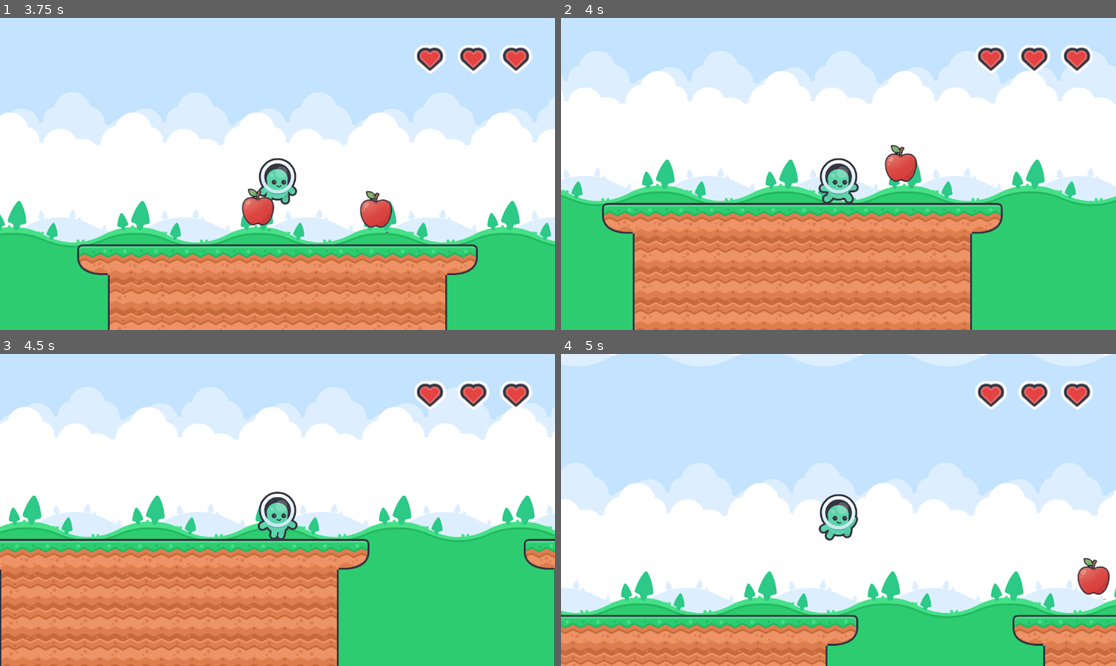
Above: before the commit, frames 1-4 (two rows, left to right).
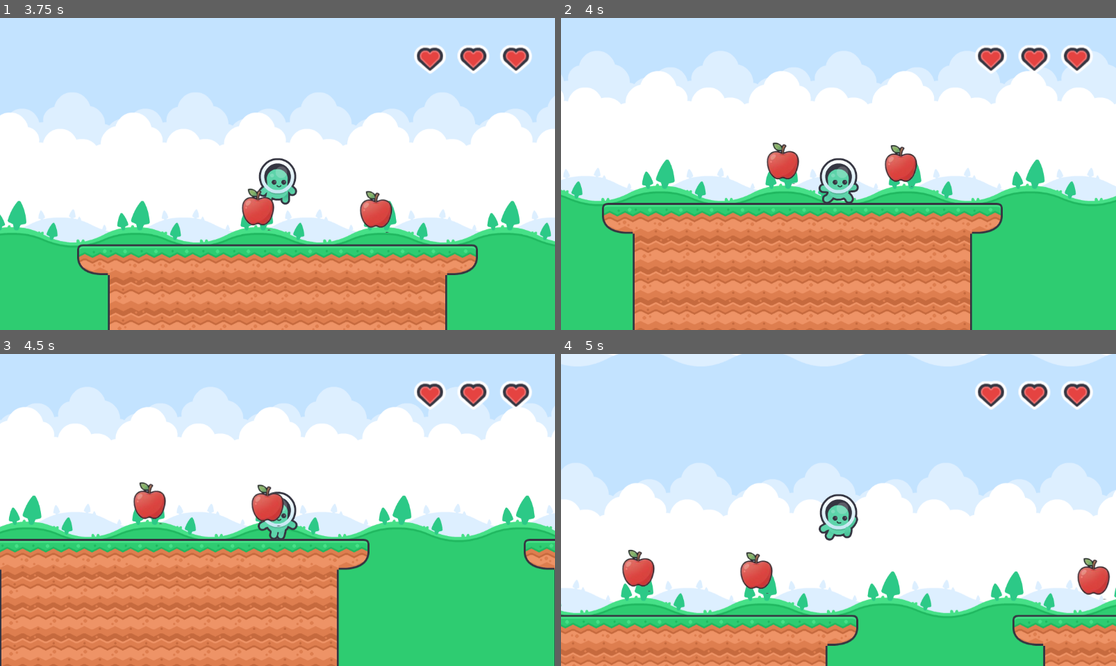
Above: after the commit, the same moments.

Repository: littleinventor7/Fruit-Collector
Game: Godot game, scene res://main_menu.tscn
The game is run twice, just before and just after one commit, with the same random seed, the same clock (stepped at 60 frames per second) and the same inputs.
Inputs:
- Up to frame 1 (3.75 s): click "Play" at 0.5 s; hold Right (right) 1.28-2.78 s; tap Up (jump) at 1.52, 2.27 s; hold Left (left) 2.78-3.53 s; hold Right (right) from 3.53 s (still down)
- Up to frame 2 (4 s): keep holding Right (right); tap Up (jump) at 3.77 s
- Up to frame 3 (4.5 s): keep holding Right (right)
- Up to frame 4 (5 s): keep holding Right (right); tap Up (jump) at 4.52 s

Frame 1 is identical in both runs. In frame 2, 0.5% of the frame differs, in the area x 37-43%, y 39-54%; in frame 3, 1.0%; in frame 4, 1.0%, in the area x 11-39%, y 62-77%.

Commit message:
Add files via upload

Diff:
--- a/apple.gd
+++ b/apple.gd
@@ -1,18 +1,39 @@
 extends Area2D
 var score
 var d = -1
-var speed = 70
+var s= 0
+@onready var audio: AudioStreamPlayer = $AudioStreamPlayer
 @onready var animation: AnimationPlayer = $AnimationPlayer
 @onready var score_numer_label: Label = $"UI/score label/score numer label"
 func _ready() -> void:
 	animation.play("move")
 	pass
-func _on_body_entered(body: Node2D) -> void:
-	if body.is_in_group("player"):
+
+var target_node = null
+var is_collecting = false
+var speed = 5.0
+
+func _process(delta):
+	if is_collecting and target_node:
+		var screen_pos = target_node.get_global_transform_with_canvas().origin
+		var basket_world_pos = get_viewport().get_canvas_transform().affine_inverse() * screen_pos
+
+		global_position = global_position.lerp(basket_world_pos, speed * delta)
+
+		scale = scale.lerp(Vector2(0.1, 0.1), speed * delta)
+
+		if global_position.distance_to(basket_world_pos) < 10:
+			queue_free()
+
+func _on_body_entered(body):
+	if body.is_in_group("player") and not is_collecting:
 		Global.fruits -= 1
-		#Golbal.coins += 1
-#		animation.play('taken')
-		queue_free()
-	pass # Replace with function body.
+		Global.num_apple +=1
+		audio.play()
+		start_collecting()
 
-	pass # Replace with function body.
+func start_collecting():
+	is_collecting = true
+	target_node = get_tree().root.find_child("Basket", true, false)
+	set_deferred("monitoring", false)
+	set_deferred("monitorable", false)
Binary file added: 2690_SkVNQSBHRVIgMTE4OC0xMQ-Photoroom.png
Not shown, added: liecio-collect-points-190037.mp3
